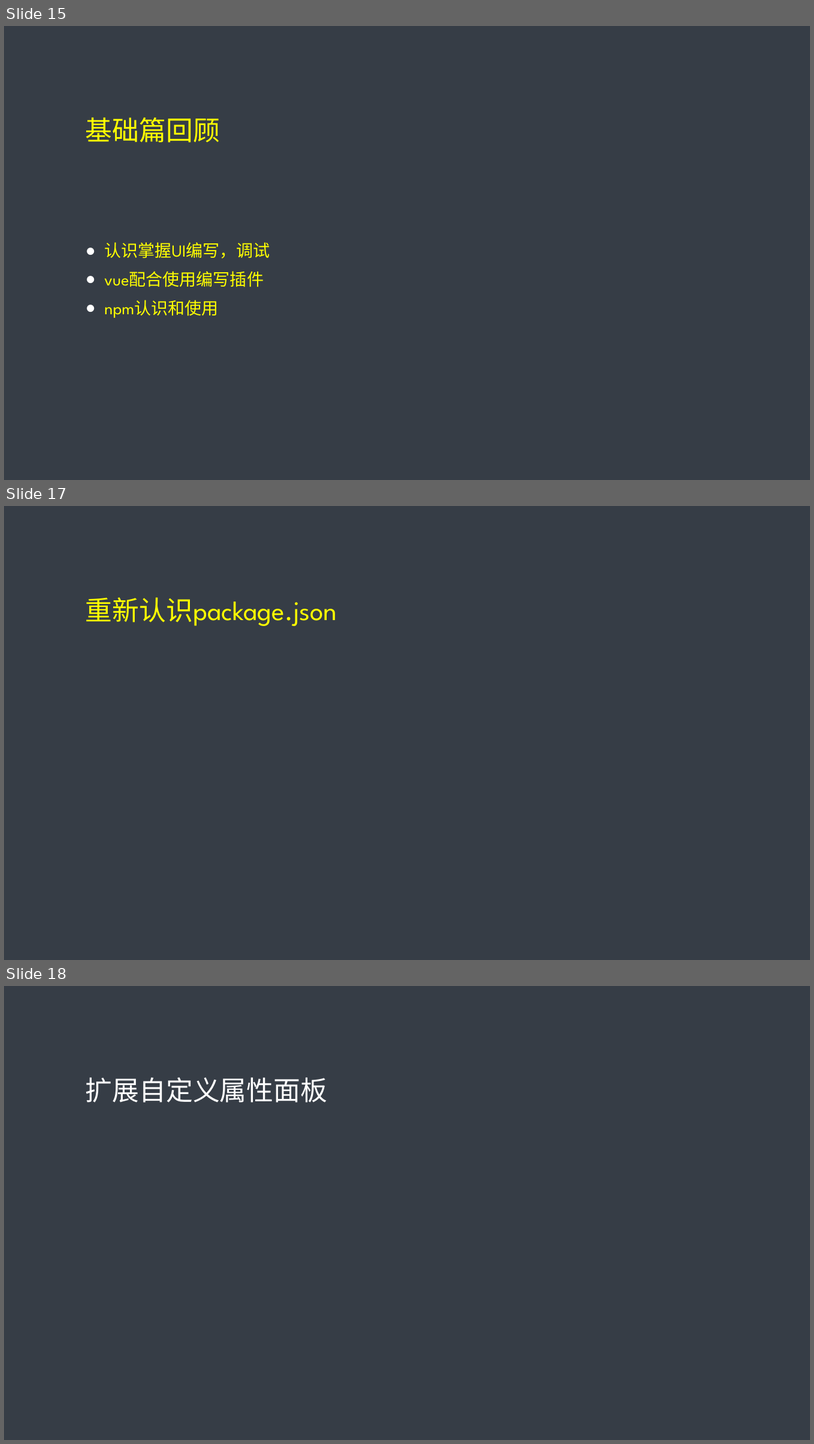
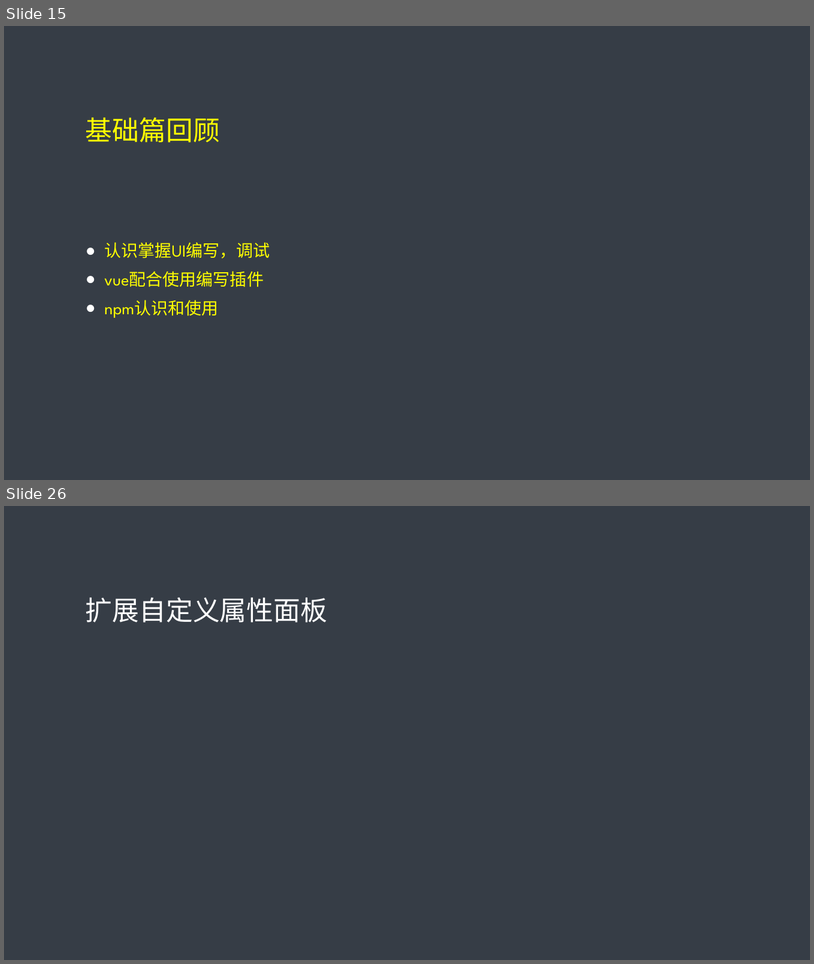
Before and after one commit to tidys/cc-plugin-train, a slide deck: 插件课程文档/插件网络课程.pptx. Shown one above the other, each under a label of ours: slides 15, 17 and 18 before the commit, slides 15 and 26 after it; the slides between them are not shown. The pictures are 814x1444 and 814x964 pixels, drawn with LibreOffice and Linux fonts; fonts in the diff are those of the drawing. Boxes give left, top, right and bottom in pixels: in the first picture for what was removed or moved away, otherwise in the second. Text is boxed around its words. In the diff, an @@ line names an element or a change of style, - is before the commit and + after.

```diff
--- a/插件课程文档/插件网络课程.pptx
+++ b/插件课程文档/插件网络课程.pptx
@@ slide 17 removed at <box>4,506,810,960</box>, background #363D46 @@
@@ title removed at <box>86,597,338,626</box> @@
-重新认识package.json
@@ what was slide 18 is now slide 26 @@
```
Also in this commit, not shown: 2 slides changed, 8 slides added, 1 other slide removed, 12 other files.
